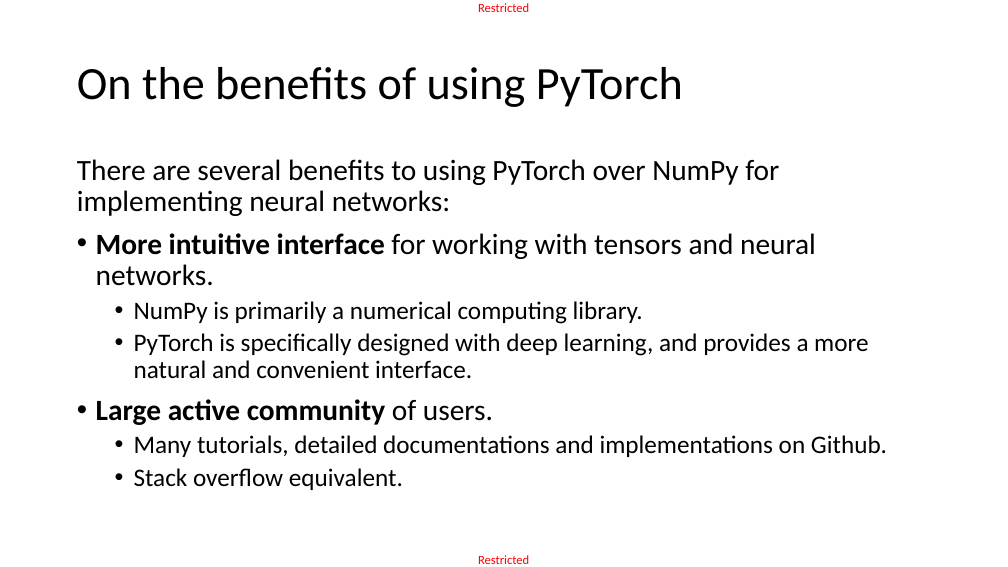
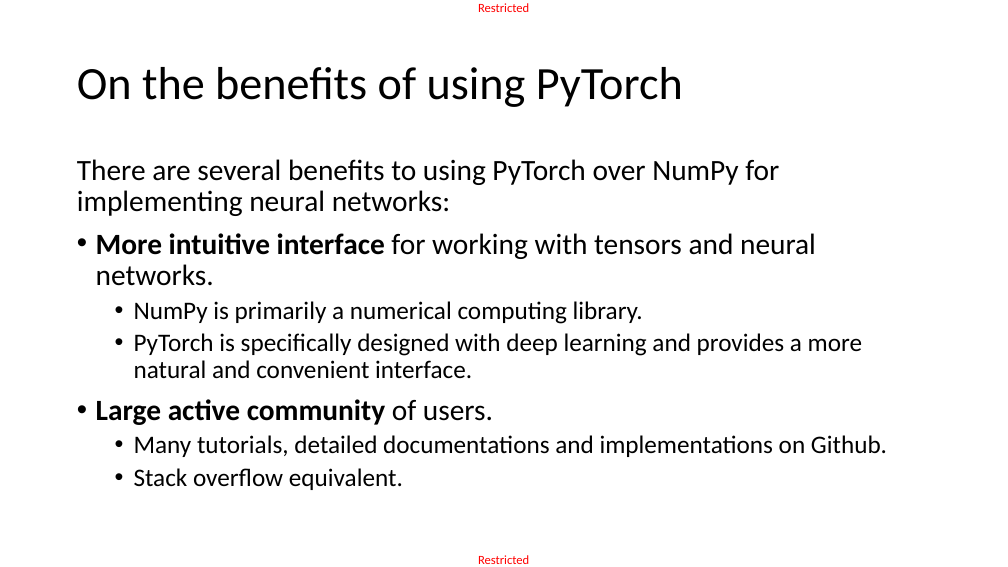
Before and after one commit to matthieudemari/SUTD_DL_50_039, a slide deck: slide 6 of W3/1. W3S1 final/W3S1.pptx. Drawn at 1008x567 pixels with LibreOffice and Linux fonts; fonts in the diff are those of the drawing. Boxes give left, top, right and bottom in pixels: in the first picture for what was removed or moved away, otherwise in the second. Text is boxed around its words. In the diff, an @@ line names an element or a change of style, - is before the commit and + after.

```diff
--- a/W3/1. W3S1 final/W3S1.pptx
+++ b/W3/1. W3S1 final/W3S1.pptx
@@ text at [134, 333, 862, 379]: text changed @@
-  • PyTorch is specifically designed with deep learning, and provides a more natural and convenient interface.
+  • PyTorch is specifically designed with deep learning and provides a more natural and convenient interface.
```
Also in this commit, not shown: 2 other slides changed, 8 other files.
